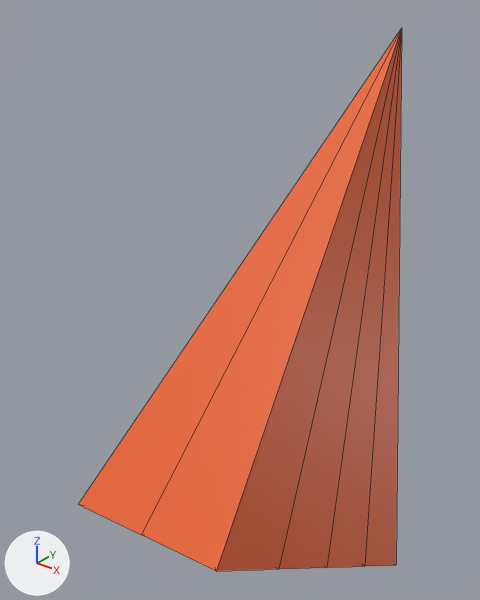
One commit to the OBJ model DirectXGame/Resources/player_leftArm_next/player_leftArm_next.obj: the scene before it, then after it.
Camera for both pictures: a 50 mm camera at (0.348, -0.404, 0.201) aimed at (0.134, -0.136, 0.034). The axes (+X, +Y, +Z) are drawn at lower left. The lights are the same throughout. The older version comes first. Mesh edges are drawn as thin lines. Where no turn or scale is listed for an object, it has been applied to the vertices.

In view in the first picture: 'leftArm_next'.
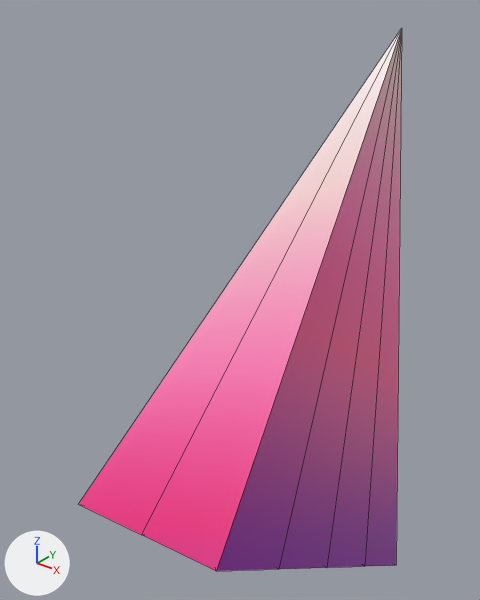
The edits, one by one:
Picture 'player_leftArm.png' (img_player_leftarm_png) is new.
In material 'Material.004' (mat_material_004), base_color is no longer (0.8, 0.119, 0.02), orange #e76127.
In material 'Material.004' (mat_material_004), texture is now set to img_player_leftarm_png.
me_leftarm_next has 16 vertices, 28 faces and spans x 0.131..0.23, y -0.259..0.029, z -0.157..0.171.
me_leftarm_next is used by ob_leftarm_next; location (0.0, 0.0, 0.0).
me_leftarm_next part 1: texture (UV) coordinates of 28 of 28 faces, centred in x 0.134..0.215, y -0.244..-0.053, z -0.142..0.043, changed; they spanned u 0.38..0.88, v 0.0..1.0 and now span u 0.0..1.0, v 0.0..0.98.

Changed parts and their boxes [x1, y1, x2, y2] in the pictures (480 x 600 px):
'leftArm_next', surface changed (orange to pink): [79, 28, 402, 571] in both
